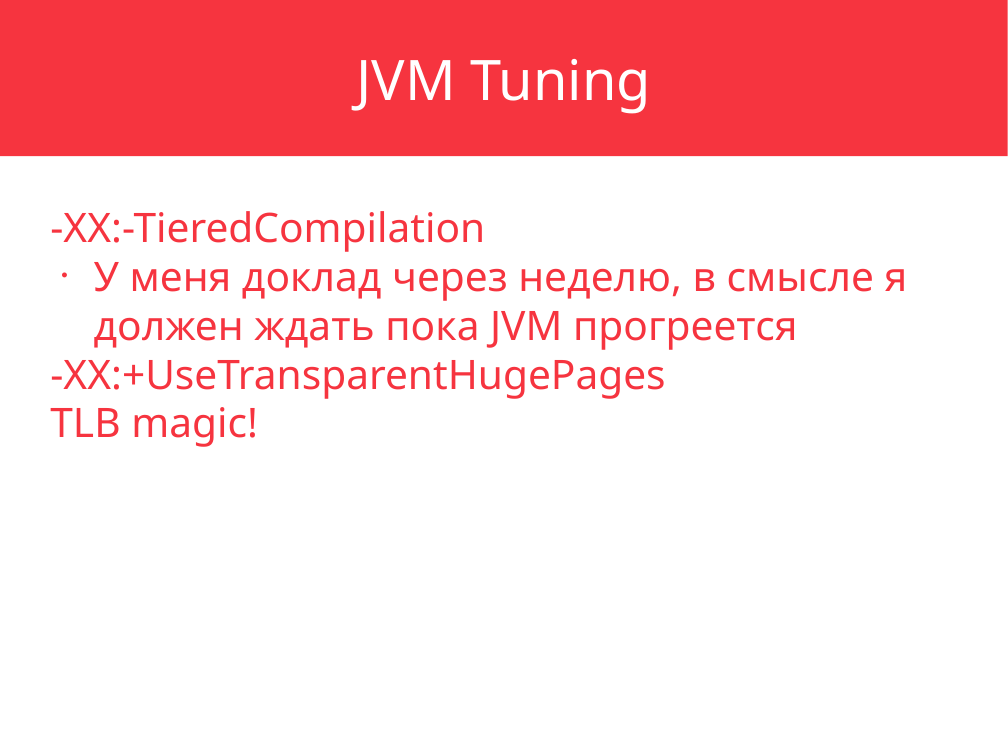
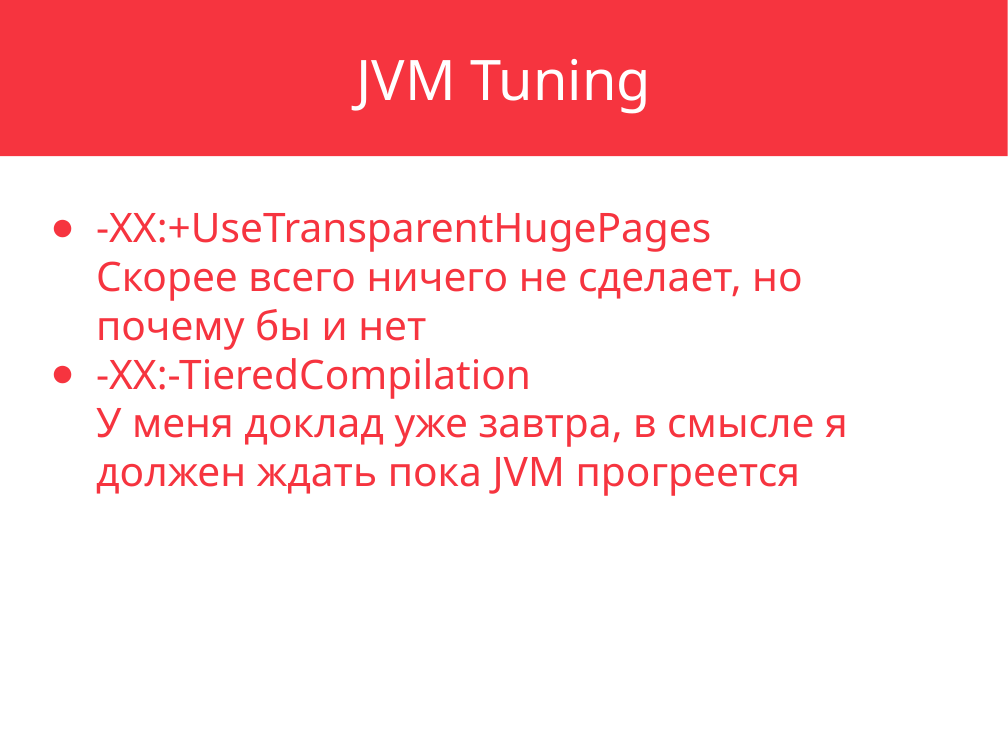
Before and after one commit to ayte-io/slides, a slide deck: slide 26 of src/etki/2018/12/elasticsearch-inside-out/elasticsearch-inside-out.pptx (slide 24 before the commit). Drawn at 1008x756 pixels with LibreOffice and Linux fonts; fonts in the diff are those of the drawing. Boxes give left, top, right and bottom in pixels: in the first picture for what was removed or moved away, otherwise in the second. Text is boxed around its words. In the diff, an @@ line names an element or a change of style, - is before the commit and + after.

```diff
--- a/src/etki/2018/12/elasticsearch-inside-out/elasticsearch-inside-out.pptx
+++ b/src/etki/2018/12/elasticsearch-inside-out/elasticsearch-inside-out.pptx
@@ text at (x1=96, y1=213, x2=848, y2=496): text changed @@
--XX:-TieredCompilation
-• У меня доклад через неделю, в смысле я должен ждать пока JVM прогреется
--XX:+UseTransparentHugePages
-TLB magic!
+● -XX:+UseTransparentHugePages
+  Скорее всего ничего не сделает, но почему бы и нет
+● -XX:-TieredCompilation
+  У меня доклад уже завтра, в смысле я должен ждать пока JVM прогреется
```
Also in this commit, not shown: 15 other slides changed, 15 slides added, 6 slides removed, 22 other files.
